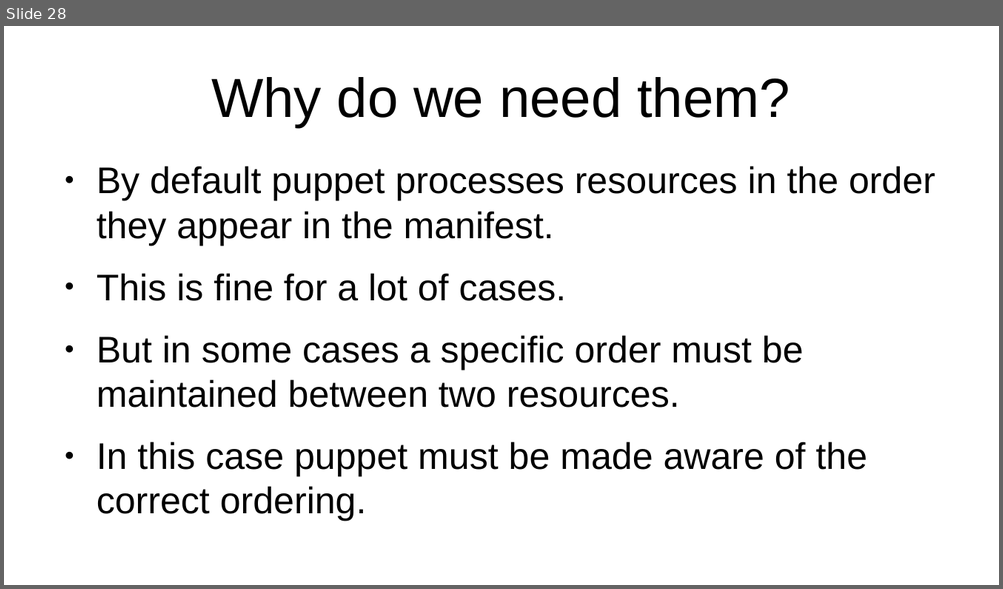
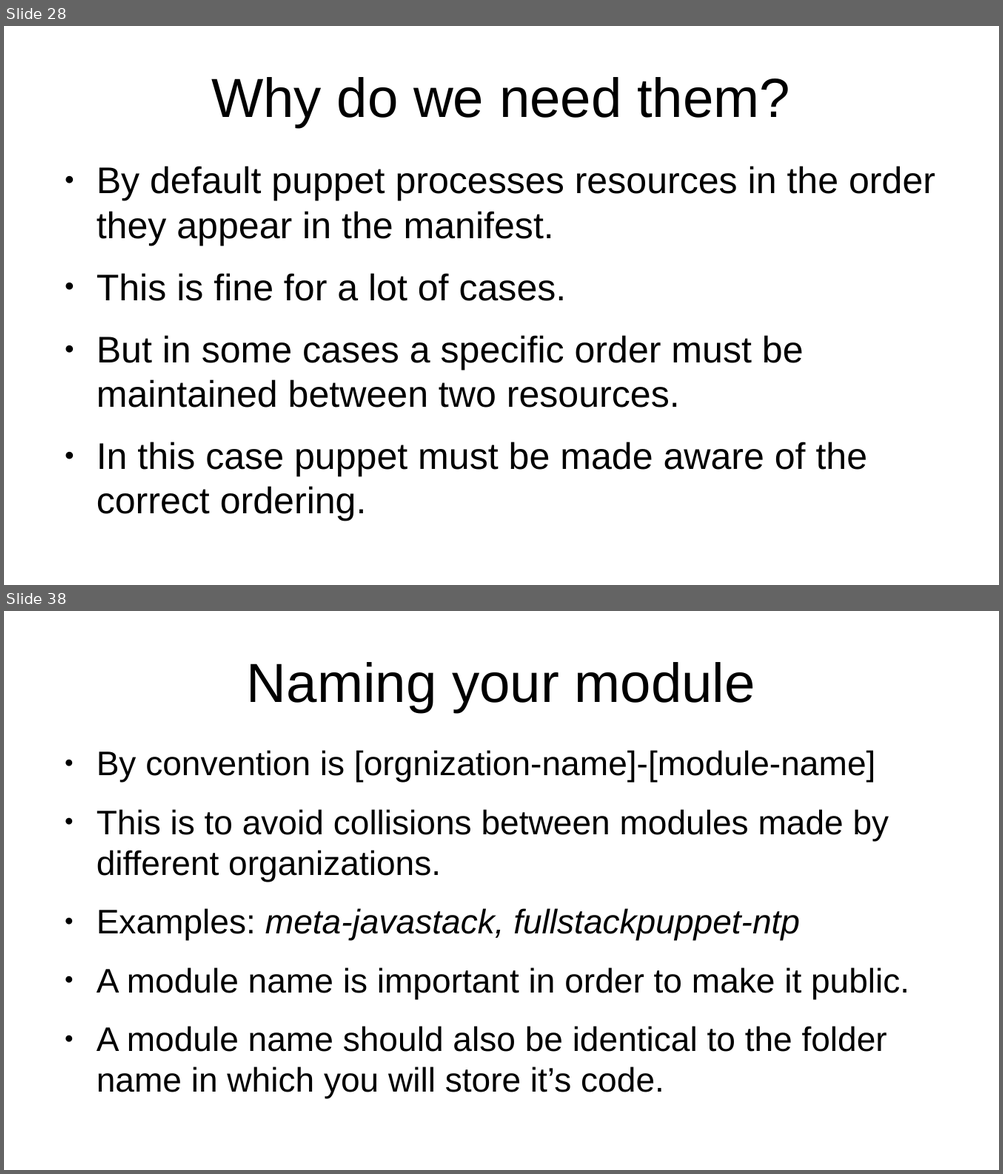
Before and after one commit to veltzer/teaching-puppet, a slide deck: slides.odp. Shown one above the other, each under a label of ours: slide 28 before the commit, slides 28 and 38 after it; the slides between them are not shown. The pictures are 1003x589 and 1003x1174 pixels, drawn with LibreOffice and Linux fonts; fonts in the diff are those of the drawing. Boxes give left, top, right and bottom in pixels: in the first picture for what was removed or moved away, otherwise in the second. Text is boxed around its words. In the diff, an @@ line names an element or a change of style, - is before the commit and + after.

```diff
--- a/slides.odp
+++ b/slides.odp
@@ slide 38 added at bbox=[4, 611, 999, 1170], background #FFFFFF @@
@@ title added at bbox=[247, 662, 755, 712], 44 pt, text #000000 @@
+Naming your module
@@ text added at bbox=[96, 750, 909, 1099], 27.2 pt, text #000000 @@
+● By convention is [orgnization-name]-[module-name]
+● This is to avoid collisions between modules made by different organizations.
+● Examples: meta-javastack, fullstackpuppet-ntp
+● A module name is important in order to make it public.
+● A module name should also be identical to the folder name in which you will store it’s code.
```
Also in this commit, not shown: 1 slide changed, 11 other slides added, 1 slide removed, 4 other files.
